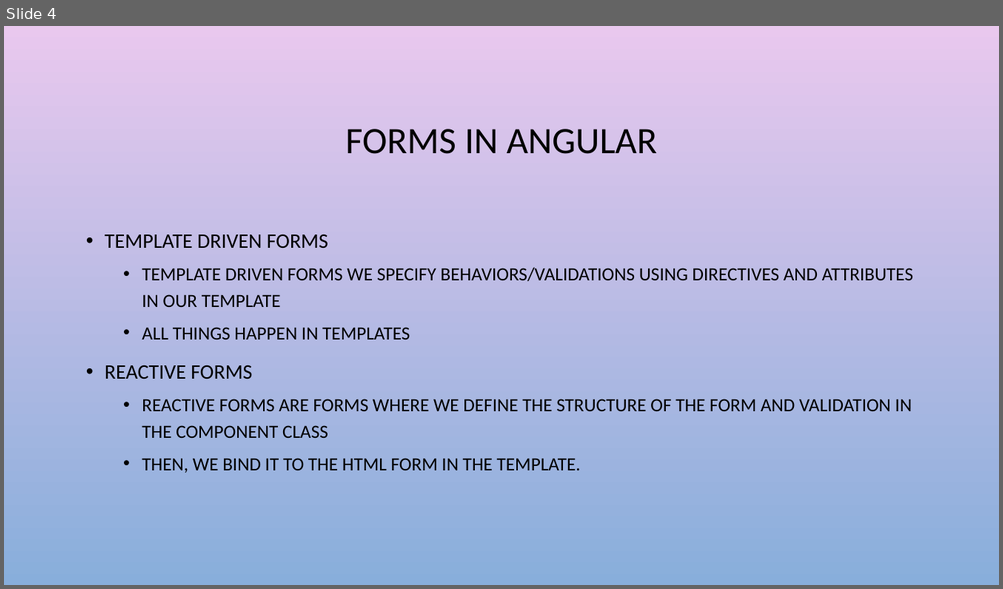
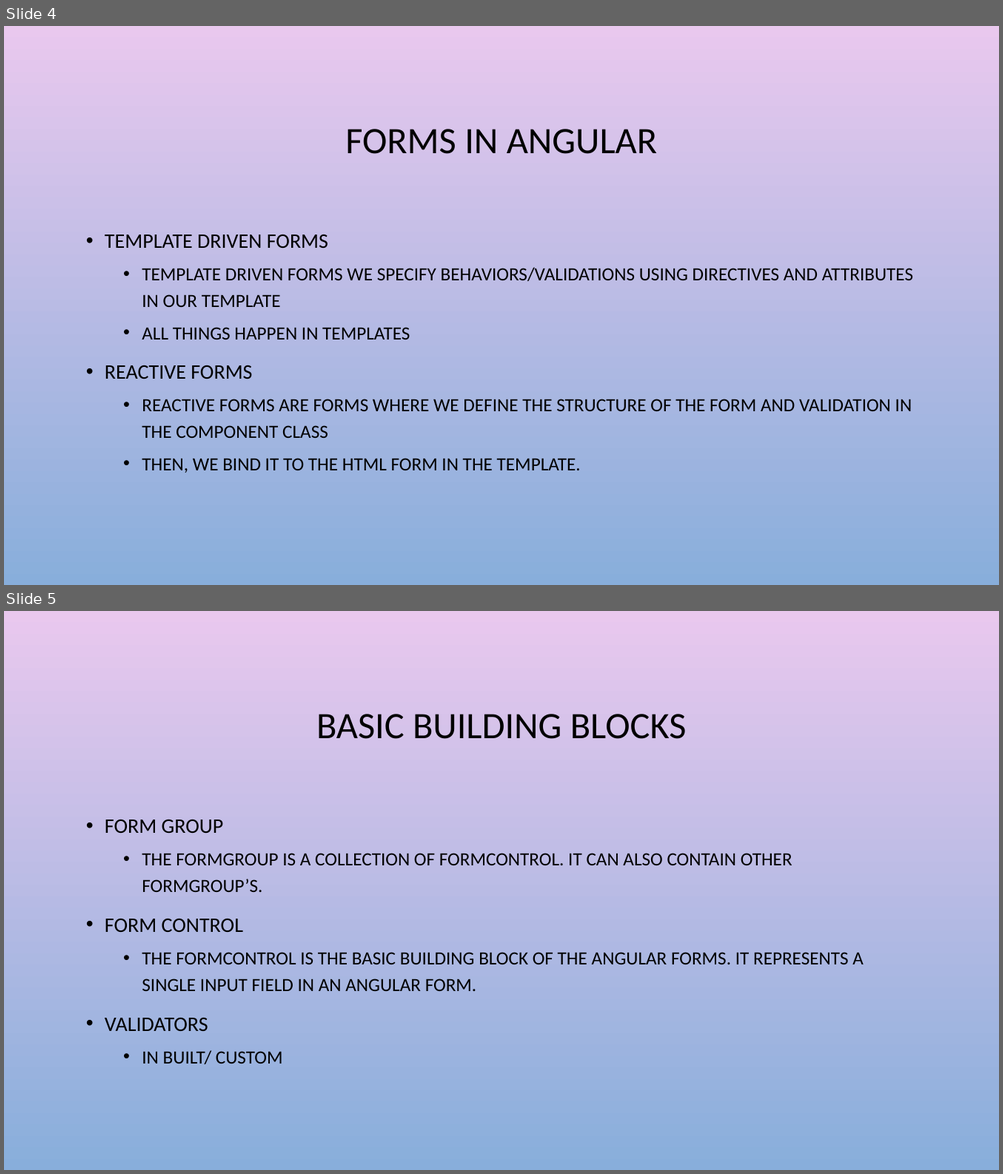
Before and after one commit to harikatakam/angular-forms, a slide deck: Reactive forms.pptx. Shown one above the other, each under a label of ours: slide 4 before the commit, slides 4 and 5 after it. The pictures are 1003x589 and 1003x1174 pixels, drawn with LibreOffice and Linux fonts; fonts in the diff are those of the drawing; background and template pictures are left out. Boxes give left, top, right and bottom in pixels: in the first picture for what was removed or moved away, otherwise in the second. Text is boxed around its words. In the diff, an @@ line names an element or a change of style, - is before the commit and + after.

Commit message:
added basic reactive form component

```diff
--- a/Reactive forms.pptx
+++ b/Reactive forms.pptx
@@ slide 5 added at <box>4,611,999,1170</box>, background picture (left out) @@
@@ title added at <box>316,714,686,739</box>, 36 pt, text #000000 @@
+BASIC BUILDING BLOCKS
@@ text added at <box>105,820,863,1065</box>, 18 pt, text #000000 @@
+• FORM GROUP
+  • THE FORMGROUP IS A COLLECTION OF FORMCONTROL. IT CAN ALSO CONTAIN OTHER FORMGROUP’S.
+• FORM CONTROL
+  • THE FORMCONTROL IS THE BASIC BUILDING BLOCK OF THE ANGULAR FORMS. IT REPRESENTS A SINGLE INPUT FIELD IN AN ANGULAR FORM.
+• VALIDATORS
+  • IN BUILT/ CUSTOM
```
Also in this commit, not shown: 1 slide changed, 1 other slide added, 7 other files.
